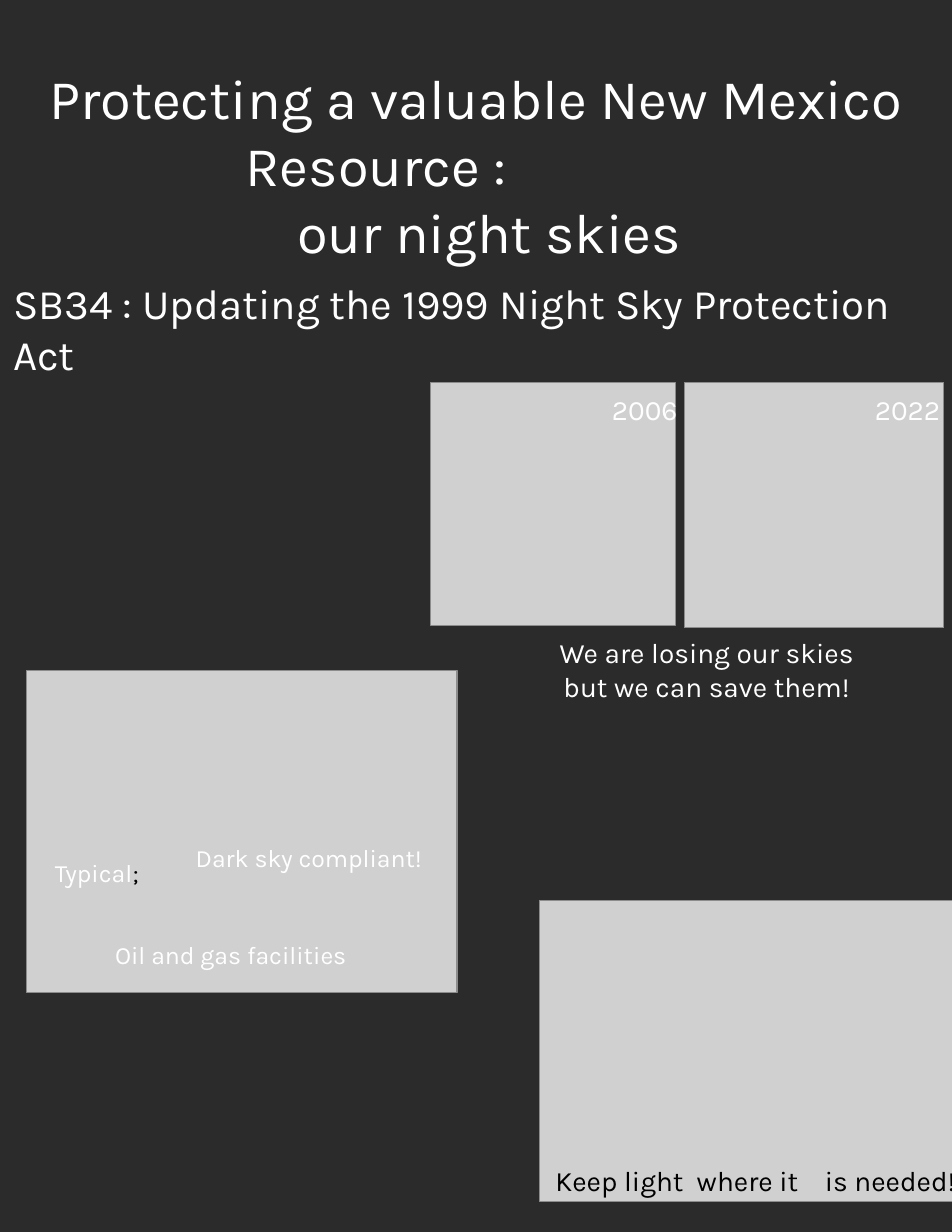
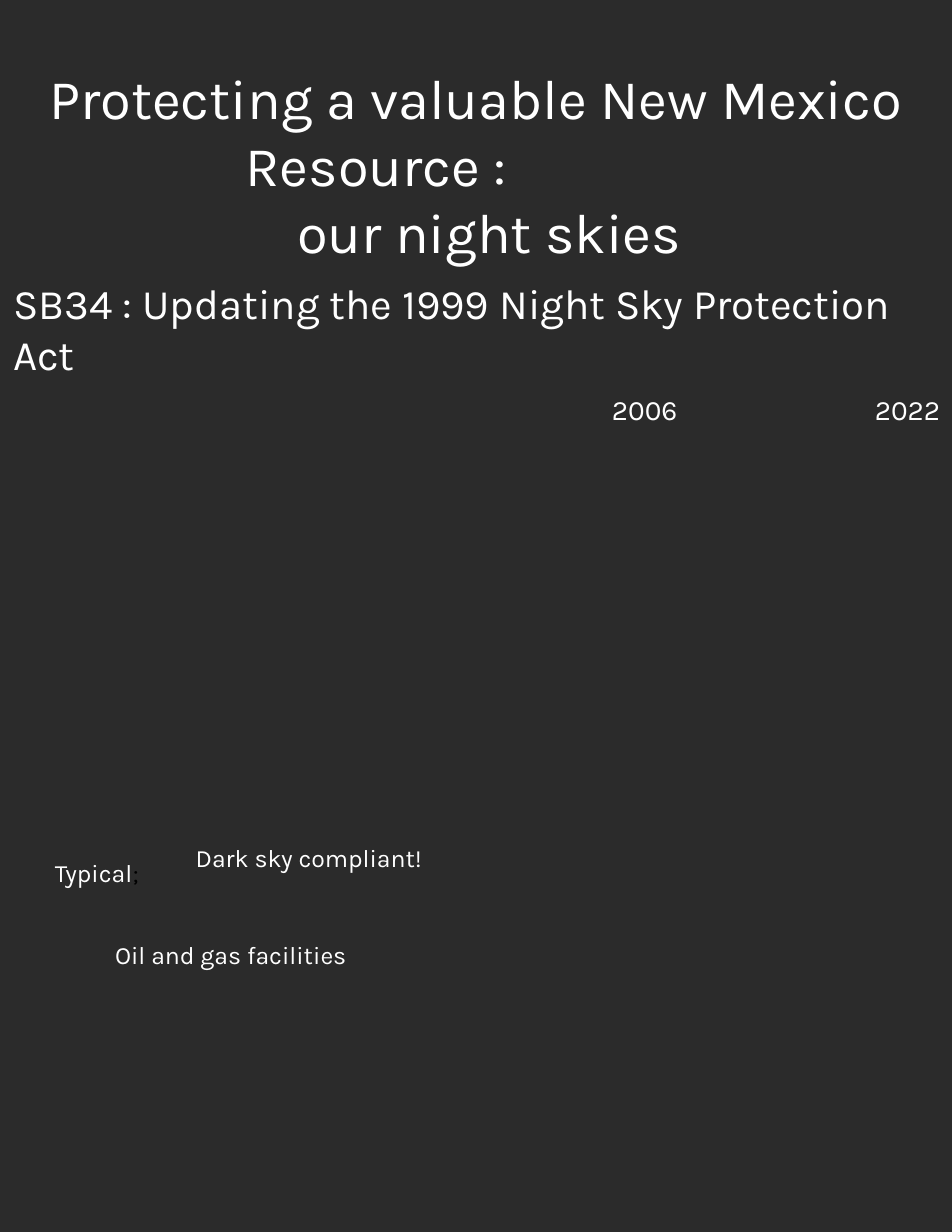
Before and after one commit to nmdarksky/nmdarksky.github.io, a slide deck: slide 1 of legislation/nspa cover.pptx. Drawn at 952x1232 pixels with LibreOffice and Linux fonts; fonts in the diff are those of the drawing; grey boxes stand for pictures; background and template pictures are left out; a plain dark background stands for a picture behind light text. Boxes give left, top, right and bottom in pixels: in the first picture for what was removed or moved away, otherwise in the second. Text is boxed around its words. In the diff, an @@ line names an element or a change of style, - is before the commit and + after.

```diff
--- a/legislation/nspa cover.pptx
+++ b/legislation/nspa cover.pptx
@@ picture removed at (x1=431, y1=383, x2=675, y2=626) @@
@@ picture removed at (x1=684, y1=383, x2=944, y2=628) @@
@@ text removed at (x1=560, y1=644, x2=854, y2=698) @@
-We are losing our skies but we can save them!
@@ picture removed at (x1=27, y1=670, x2=457, y2=992) @@
@@ picture removed at (x1=540, y1=900, x2=952, y2=1202) @@
@@ text removed at (x1=555, y1=1171, x2=952, y2=1198) @@
-Keep light where it is needed!
```
Also in this commit, not shown: 2 other files.
